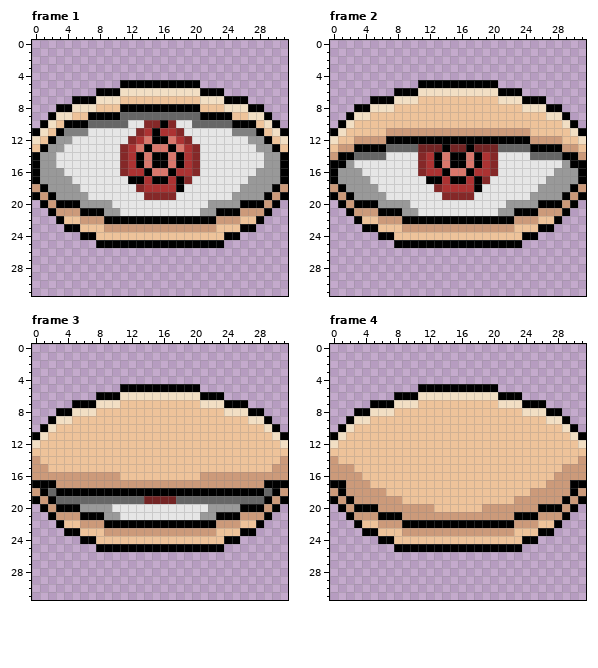
Two versions of one pixel-art file, Aseprite/Eye.aseprite. The picture above is the old version.
32x32 pixels, 4 frames. Shown: frame 1, frame 2, frame 3, frame 4. The commit also changed other frames, which this record leaves out.
And afterwards:
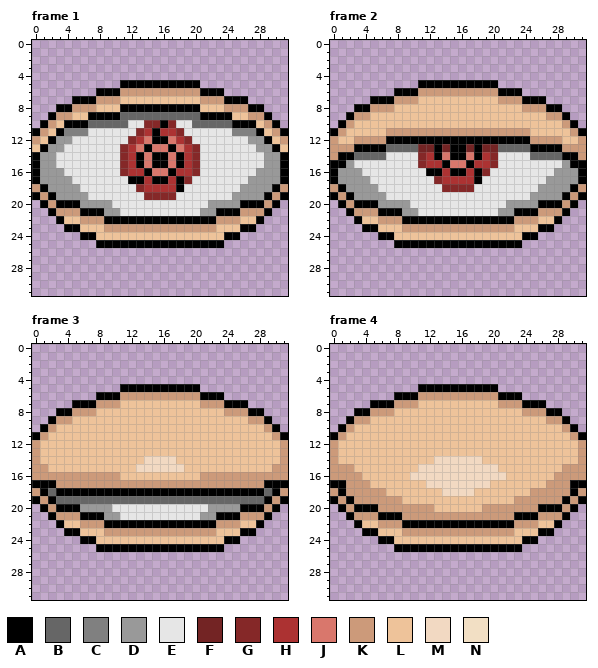
Palette (. is transparent): A #000000  B #666666  C #808080  D #999999  E #e6e6e6  F #732424  G #852828  H #ac3232  J #d9776c  K #cc9a7a  L #eec39a  M #f2d9c2  N #f2dfc4
Difference:
Frame 1:
The edit turns colour N into colour K in row 6 at x 11 to 20; in row 7 at x 8 to 10 and 21 to 23; in row 8 at x 5 to 7 and 24 to 26; in row 9 at x 3 to 4 and 27 to 28; in row 10 at x 2 and 29; in row 11 at x 1 and 30.
The edit turns colour N into colour K in row 12 at x 0 and 31.
Frame 2:
The edit turns colour F into colour A in row 13 at x 13, 15 to 16 and 18.
The edit turns colour H into colour A in row 16 at x 12 to 13 and 18.
The edit turns colour J into colour A in row 15 at x 14 and 17; in row 16 at x 15 to 16.
The edit turns colour A into colour E in row 17 at x 12; in row 18 at x 18.
The edit turns colour G into colour E in row 16 at x 11 and 20; in row 17 at x 19; in row 18 at x 13; in row 19 at x 14 to 17.
The edit turns colour A into colour F in row 13 at x 14 and 17.
The edit turns colour A into colour G in row 17 at x 13.
The edit turns colour H into colour G in row 16 at x 19; in row 18 at x 14 to 17.
The edit turns colour A into colour H in row 15 at x 13 and 18; in row 16 at x 14 and 17; in row 17 at x 15 to 16.
The edit turns colour A into colour J in row 15 at x 15 to 16.
The edit turns colour L into colour K in row 13 at x 0 and 31.
The edit turns colour N into colour K in row 6 at x 11 to 20; in row 7 at x 8 to 10 and 21 to 23; in row 8 at x 5 to 7 and 24 to 26; in row 9 at x 3 to 4 and 27 to 28; in row 10 at x 2 and 29; in row 11 at x 1 and 30.
The edit turns colour N into colour K in row 12 at x 0 and 31.
Frame 3:
The edit turns colour F into colour B in row 19 at x 14 to 17.
The edit turns colour L into colour K in row 13 at x 0 and 31.
The edit turns colour N into colour K in row 6 at x 11 to 20; in row 7 at x 8 to 10 and 21 to 23; in row 8 at x 5 to 7 and 24 to 26; in row 9 at x 3 to 4 and 27 to 28; in row 10 at x 2 and 29; in row 11 at x 1 and 30.
The edit turns colour N into colour K in row 12 at x 0 and 31.
The edit turns colour L into colour M in row 14 at x 14 to 17; in row 15 at x 13 to 18.
Frame 4:
The edit turns colour L into colour K in row 13 at x 0 and 31.
The edit turns colour N into colour K in row 6 at x 11 to 20; in row 7 at x 8 to 10 and 21 to 23; in row 8 at x 5 to 7 and 24 to 26; in row 9 at x 3 to 4 and 27 to 28; in row 10 at x 2 and 29; in row 11 at x 1 and 30.
The edit turns colour N into colour K in row 12 at x 0 and 31.
The edit turns colour L into colour M in row 14 at x 13 to 18; in row 15 at x 11 to 20; in row 16 at x 10 to 21; in row 17 at x 12 to 19; in row 18 at x 14 to 17.
Boxes around the changes in both pictures, in picture pixels (x1, y1, x2, y2):
changed: (32, 88, 288, 144)
changed: (330, 88, 586, 200)
changed: (32, 392, 288, 456)
changed: (136, 456, 184, 504)
changed: (330, 392, 586, 456)
changed: (410, 456, 506, 496)
